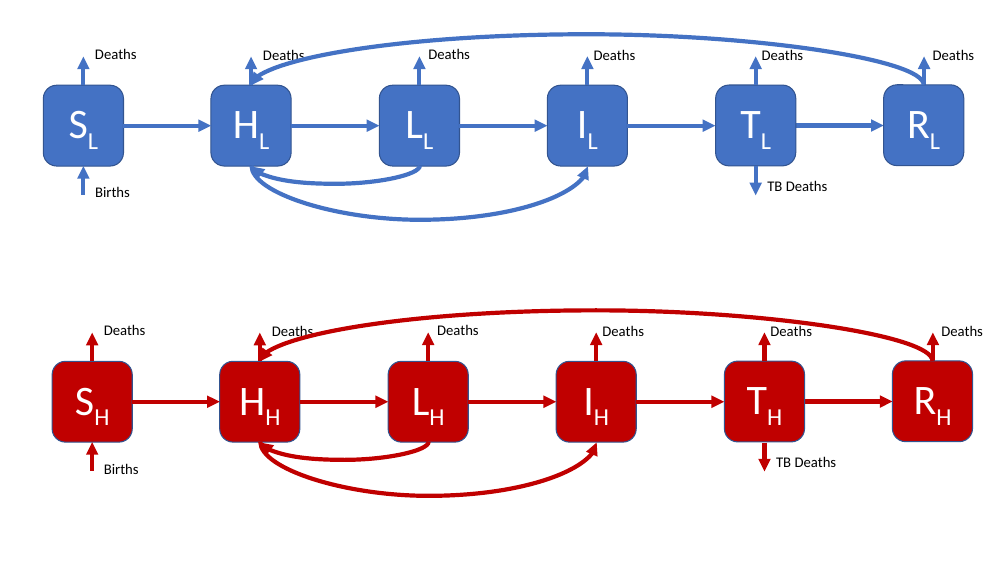
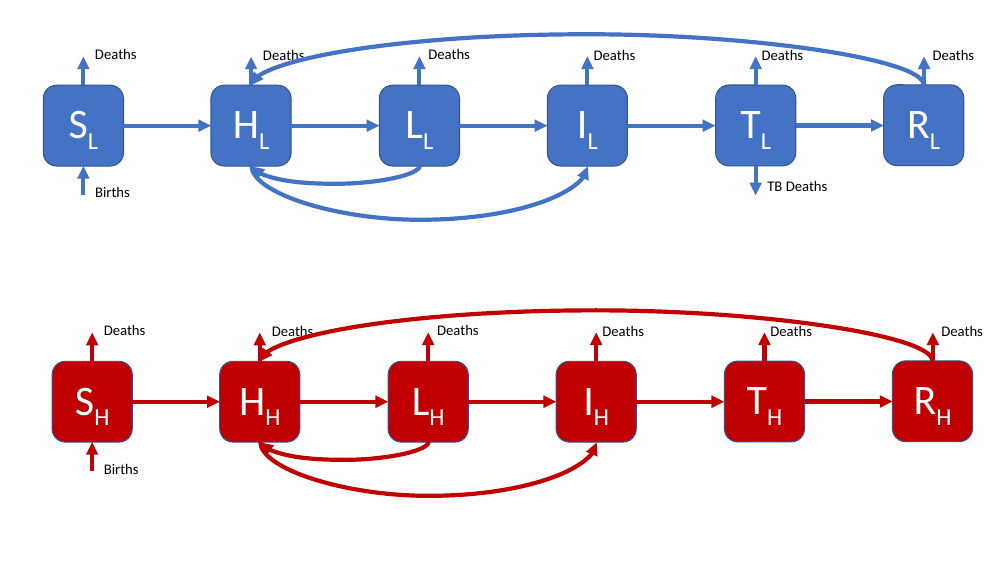
Before and after one commit to bristolmathmodellers/biddmodellingcourse, a slide deck: slide 1 of docs/articles/resources/SHLIR_real_model.pptx. Drawn at 1008x567 pixels with LibreOffice and Linux fonts; fonts in the diff are those of the drawing. Boxes give left, top, right and bottom in pixels: in the first picture for what was removed or moved away, otherwise in the second. Text is boxed around its words. In the diff, an @@ line names an element or a change of style, - is before the commit and + after.

```diff
--- a/docs/articles/resources/SHLIR_real_model.pptx
+++ b/docs/articles/resources/SHLIR_real_model.pptx
@@ arrow removed from (765, 442) to (765, 472) @@
@@ text removed at (776, 456, 837, 467) @@
-TB Deaths
```
Also in this commit, not shown: 33 other files.
